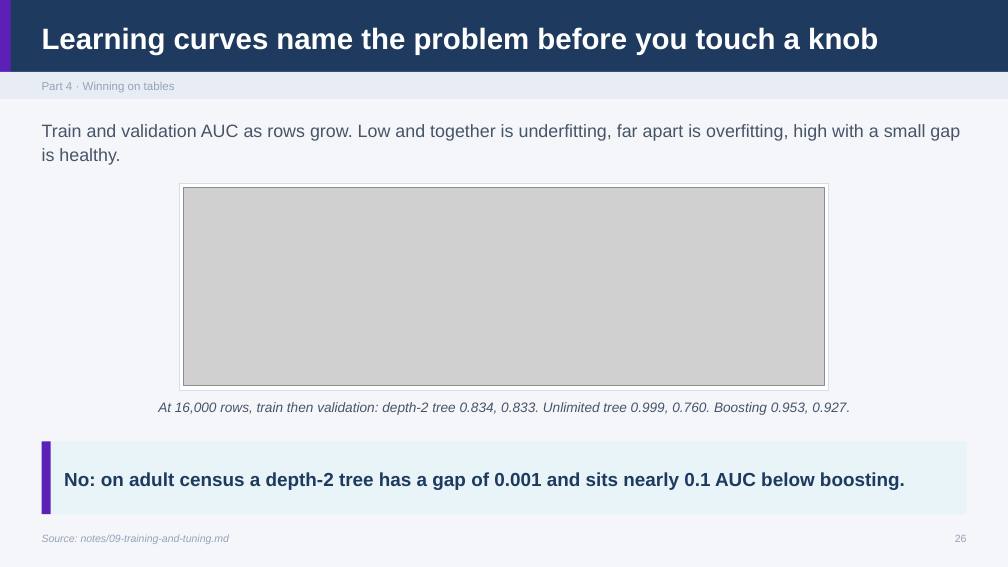
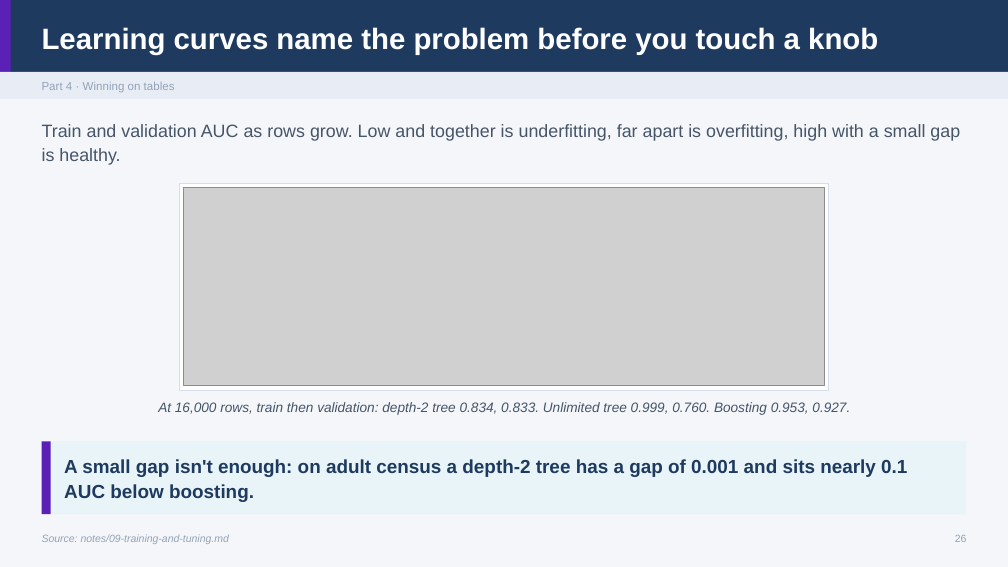
Before and after one commit to ramseywise/learn-ai-engineering, a slide deck: slide 26 of data-science/01-classical-ml/slides/classical-ml.pptx. Drawn at 1008x567 pixels with LibreOffice and Linux fonts; fonts in the diff are those of the drawing; grey boxes stand for pictures. Boxes give left, top, right and bottom in pixels: in the first picture for what was removed or moved away, otherwise in the second. Text is boxed around its words. In the diff, an @@ line names an element or a change of style, - is before the commit and + after.

```diff
--- a/data-science/01-classical-ml/slides/classical-ml.pptx
+++ b/data-science/01-classical-ml/slides/classical-ml.pptx
@@ text at [64,459,907,502]: text changed @@
-No: on adult census a depth-2 tree has a gap of 0.001 and sits nearly 0.1 AUC below boosting.
+A small gap isn't enough: on adult census a depth-2 tree has a gap of 0.001 and sits nearly 0.1 AUC below boosting.
```
Also in this commit, not shown: 1 other slide changed, 33 other files.
